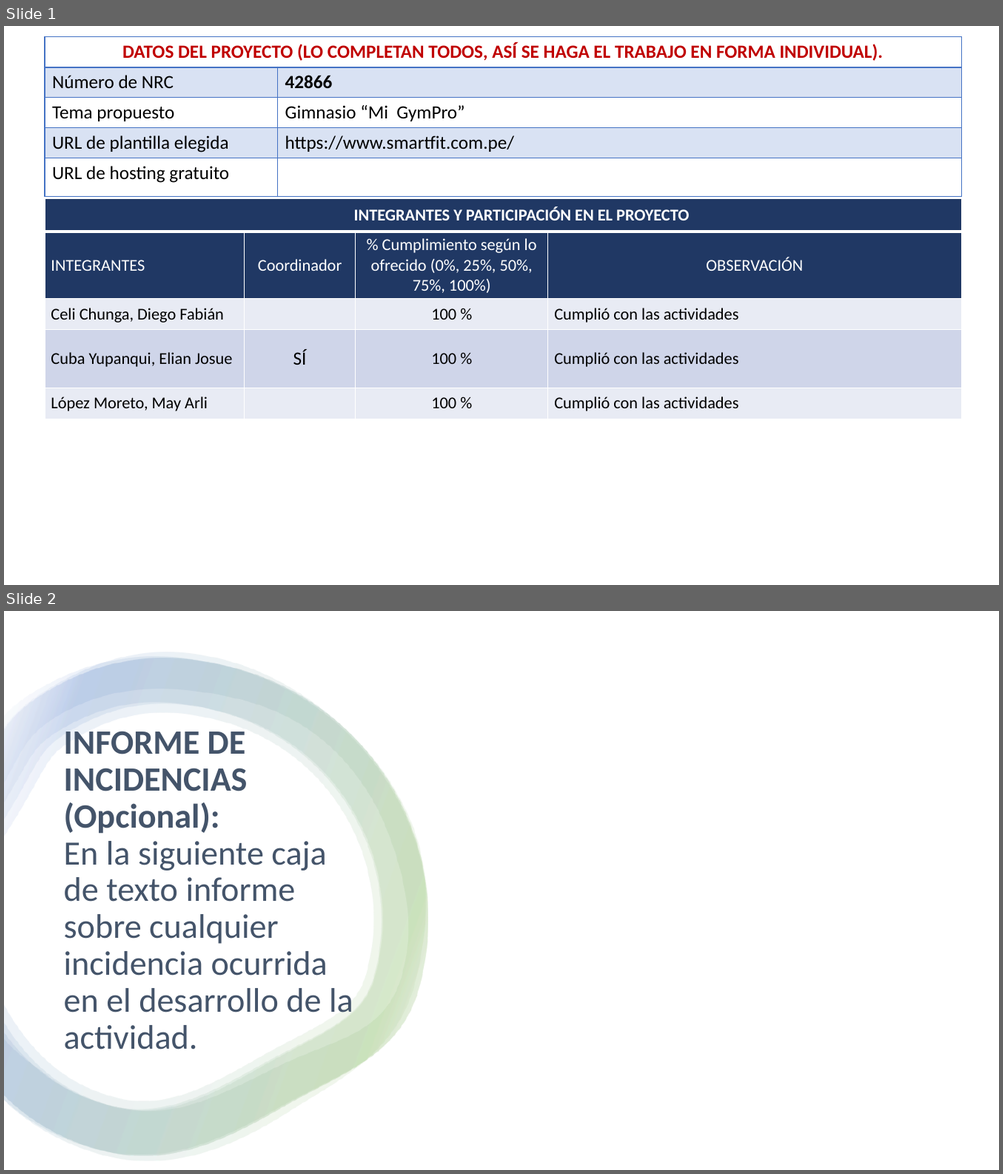
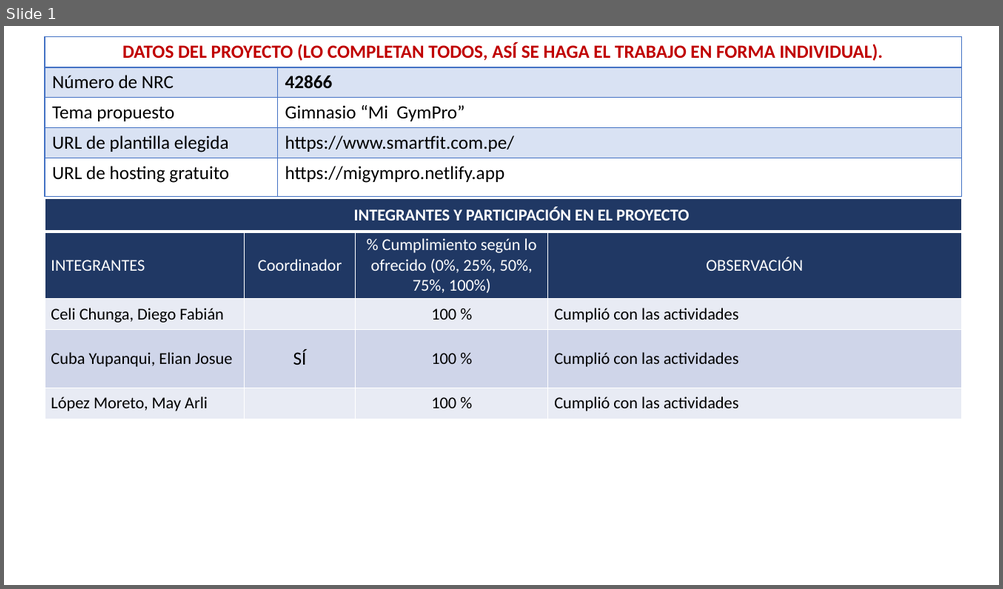
Before and after one commit to U25210081/Taller-Programacion-Web, a slide deck: apf3_gym.pptx. Shown one above the other, each under a label of ours: slides 1 and 2 before the commit, slide 1 after it. The pictures are 1003x1174 and 1003x589 pixels, drawn with LibreOffice and Linux fonts; fonts in the diff are those of the drawing. Boxes give left, top, right and bottom in pixels: in the first picture for what was removed or moved away, otherwise in the second. Text is boxed around its words. In the diff, an @@ line names an element or a change of style, - is before the commit and + after.

```diff
--- a/apf3_gym.pptx
+++ b/apf3_gym.pptx
@@ slide 2 removed at (4, 611, 999, 1170), background #FFFFFF @@
@@ rectangle removed at (4, 611, 999, 1170) @@
@@ group removed at (4, 652, 429, 1162): 4 freeform shapes @@
@@ title removed at (64, 725, 353, 1050) @@
-INFORME DE INCIDENCIAS (Opcional):
-En la siguiente caja de texto informe sobre cualquier incidencia ocurrida en el desarrollo de la actividad.
@@ slide 1 changed as well @@
@@ table at (45, 37, 962, 195) @@
-row 5, column 2: 
+row 5, column 2: https://migympro.netlify.app
```
Also in this commit, not shown: 5 other files.
